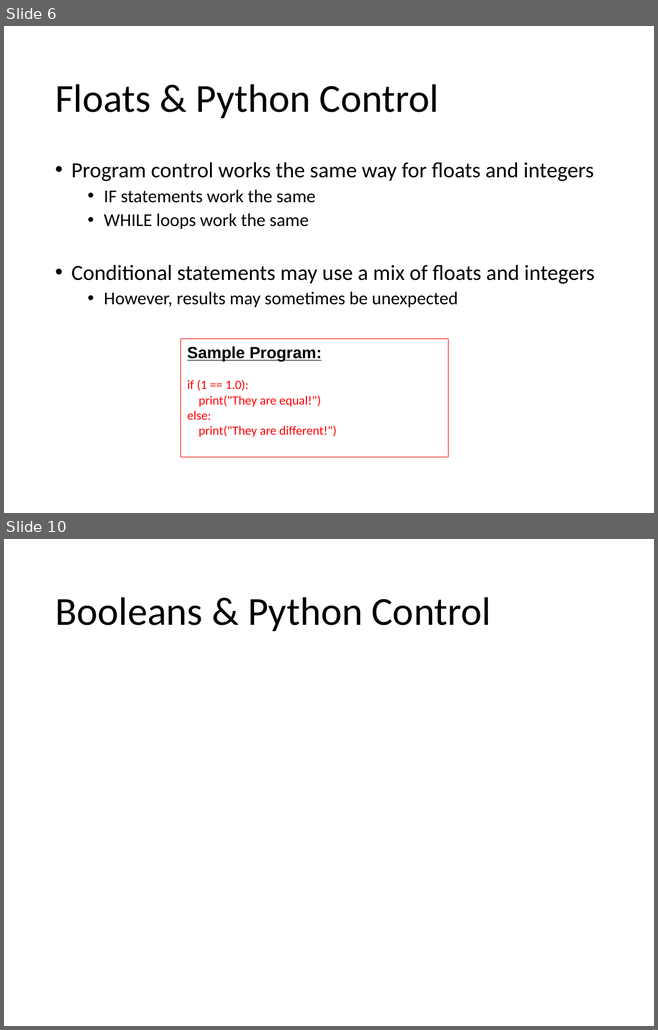
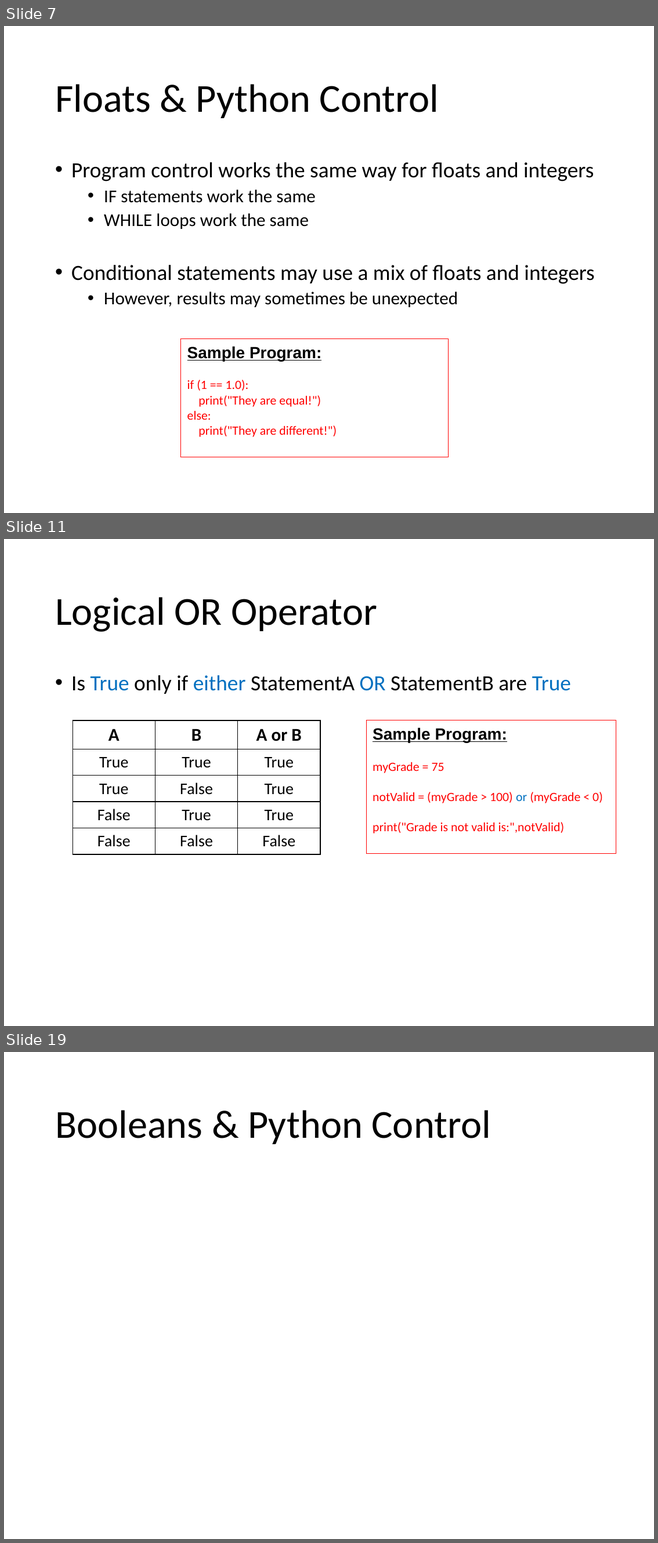
Before and after one commit to Greg5519/ICS2O0, a slide deck: Topic B Programming Introduction/B.4 Lesson - Python More Variables.pptx. Shown one above the other, each under a label of ours: slides 6 and 10 before the commit, slides 7, 11 and 19 after it; the slides between them are not shown. The pictures are 658x1030 and 658x1543 pixels, drawn with LibreOffice and Linux fonts; fonts in the diff are those of the drawing. Boxes give left, top, right and bottom in pixels: in the first picture for what was removed or moved away, otherwise in the second. Text is boxed around its words. In the diff, an @@ line names an element or a change of style, - is before the commit and + after.

```diff
--- a/Topic B Programming Introduction/B.4 Lesson - Python More Variables.pptx
+++ b/Topic B Programming Introduction/B.4 Lesson - Python More Variables.pptx
@@ slide 11 added at (4,539,654,1026), background #FFFFFF @@
@@ title added at (55,597,377,632), 44 pt, text #000000 @@
+Logical OR Operator
@@ text added at (71,675,571,694), 24 pt, text #000000 @@
+• Is True only if either StatementA OR StatementB are True
@@ table added at (73,720,320,854), 5 rows, 3 columns @@
+A | B | A or B
+True | True | True
+True | False | True
+False | True | True
+False | False | False
@@ rectangle added at (366,720,615,853), outline #FF0000 0.75 pt, 14 pt, text #FF0000 @@
+Sample Program:
+myGrade = 75
+notValid = (myGrade > 100) or (myGrade < 0)
+print("Grade is not valid is:",notValid)
@@ what was slide 6 is now slide 7 @@
@@ what was slide 10 is now slide 19 @@
```
Also in this commit, not shown: 2 slides changed, 8 other slides added, 1 slide removed, 1 other file.
